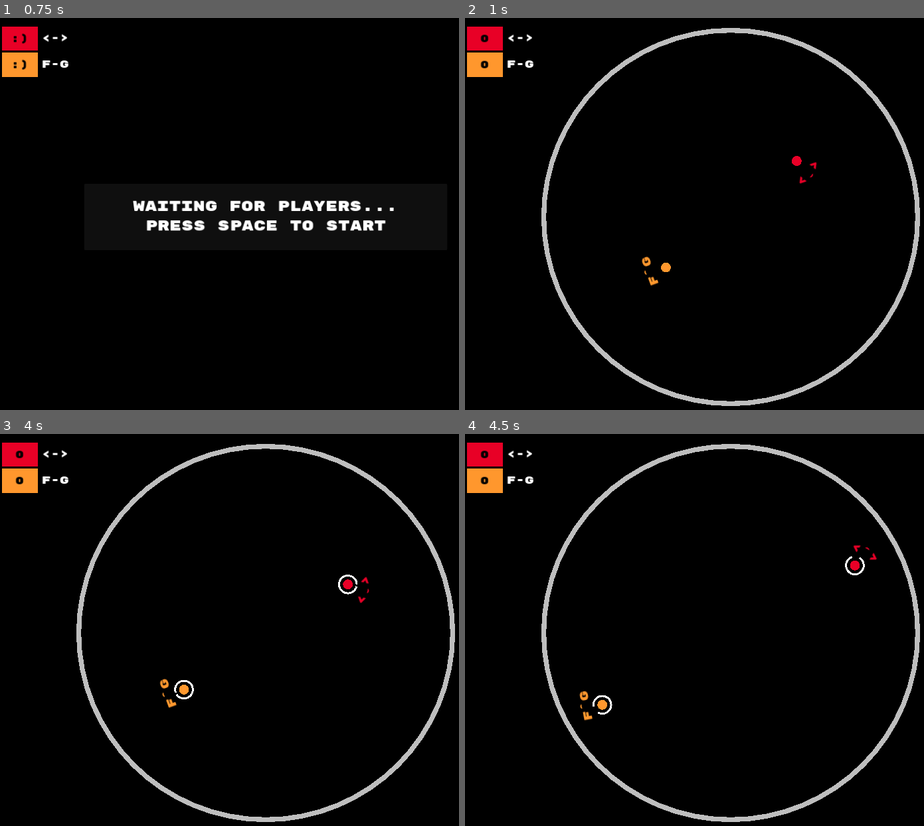
Above: before the commit, frames 1-4 (two rows, left to right).
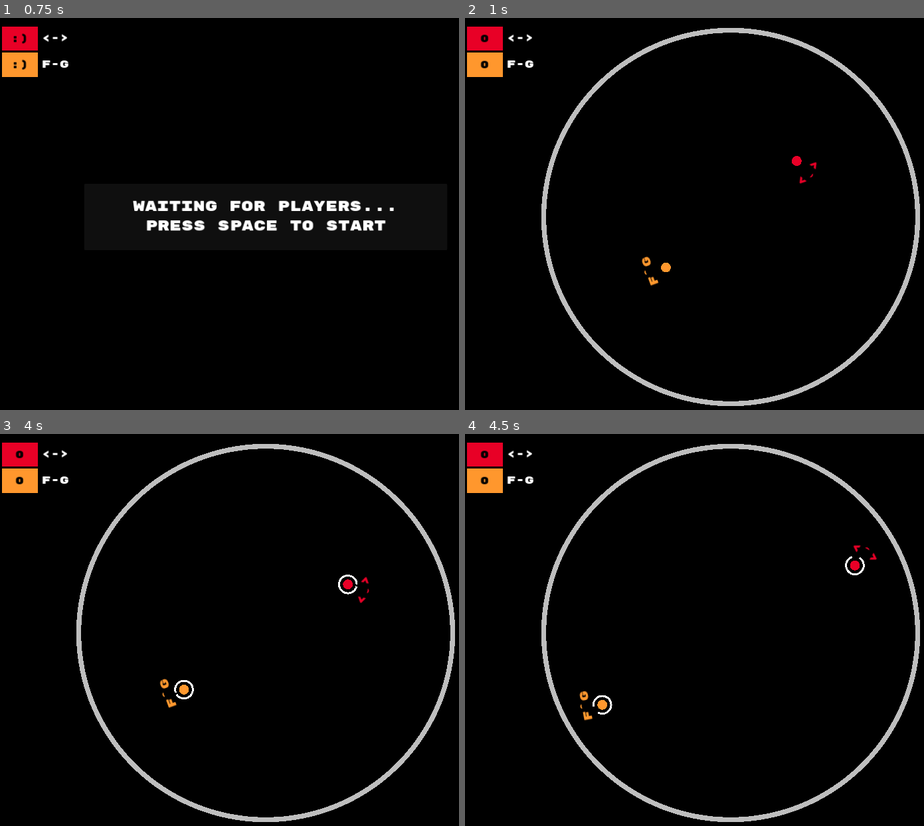
Above: after the commit, the same moments.

Repository: brainrake/CurveLife
Game: Godot game, scene res://game.tscn
The game is run twice, just before and just after one commit, with the same random seed, the same clock (stepped at 60 frames per second) and the same inputs.
Inputs:
- Up to frame 1 (0.75 s): tap Enter (ui_accept) at 0.5 s; hold Right from 0.53 s (still down); tap F at 0.6 s
- Up to frame 2 (1 s): keep holding Right; tap Enter (ui_accept) at 0.77 s
- Up to frame 3 (4 s): tap Enter (ui_accept) at 1.25, 1.52, 2, 2.75, 3.02, 3.5, 3.77 s; release Right at 1.28 s; hold S 1.28-2.03 s; tap G at 1.35 s; hold Right 2.03-3.53 s; tap J at 2.1 s; tap K at 2.85 s; hold Left from 3.53 s (still down); tap F at 3.6 s
- Up to frame 4 (4.5 s): keep holding Left; tap G at 4.35 s

Frame 1 is identical in both runs. In frame 2, 0.2% of the frame differs, in the area x 16-100%, y 2-99%; in frame 3, 0.2%; in frame 4, 0.2%.

Commit message:
rounder circle

Diff:
--- a/src/CircleField.gd
+++ b/src/CircleField.gd
@@ -5,7 +5,7 @@
 
 func _init(r : float):
   radius = r
-  super(Util.circle(r, 64))
+  super(Util.circle(r, 256))
 
 func random_pos() -> Vector2:
   var p = randf() * TAU
